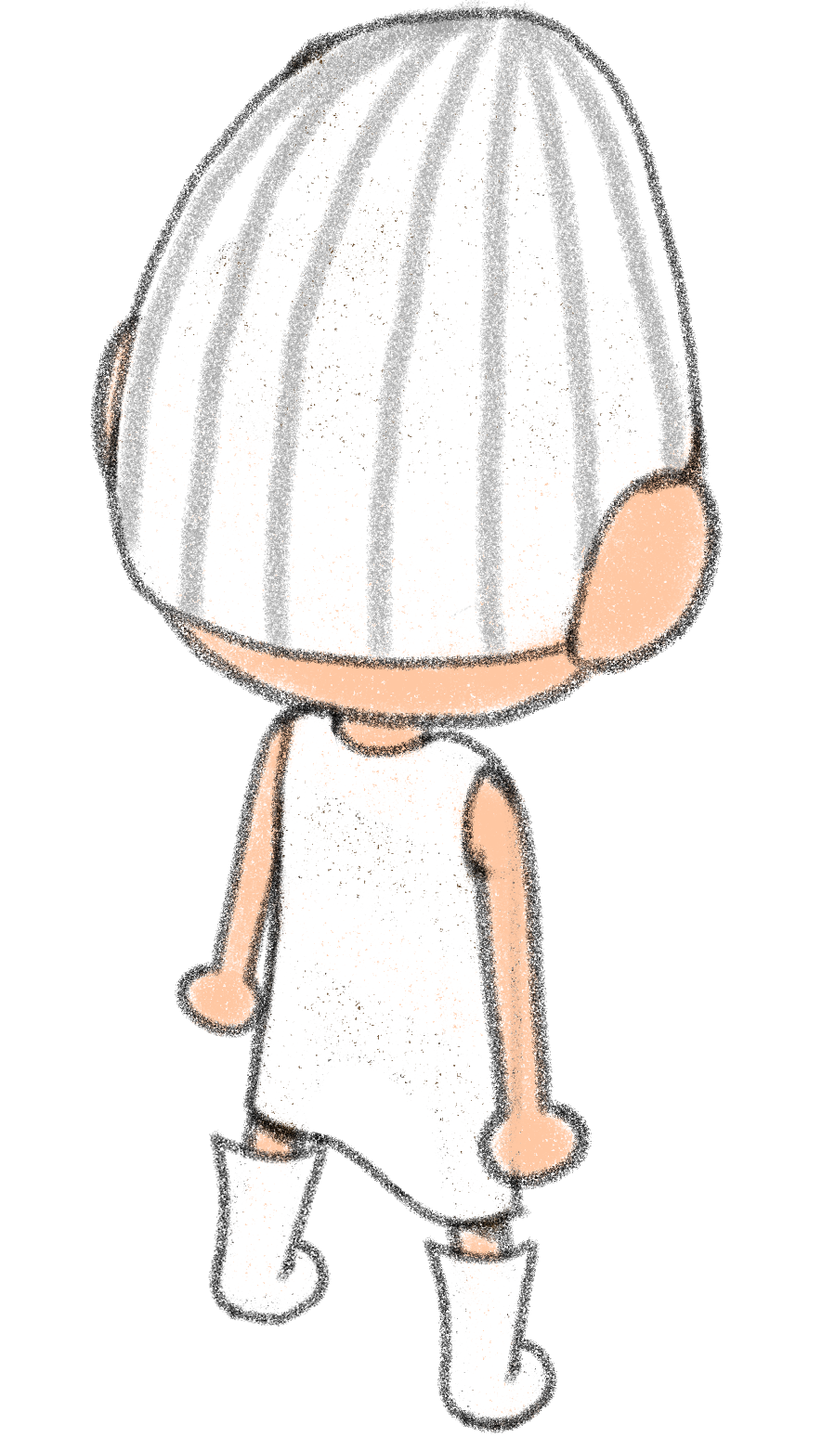
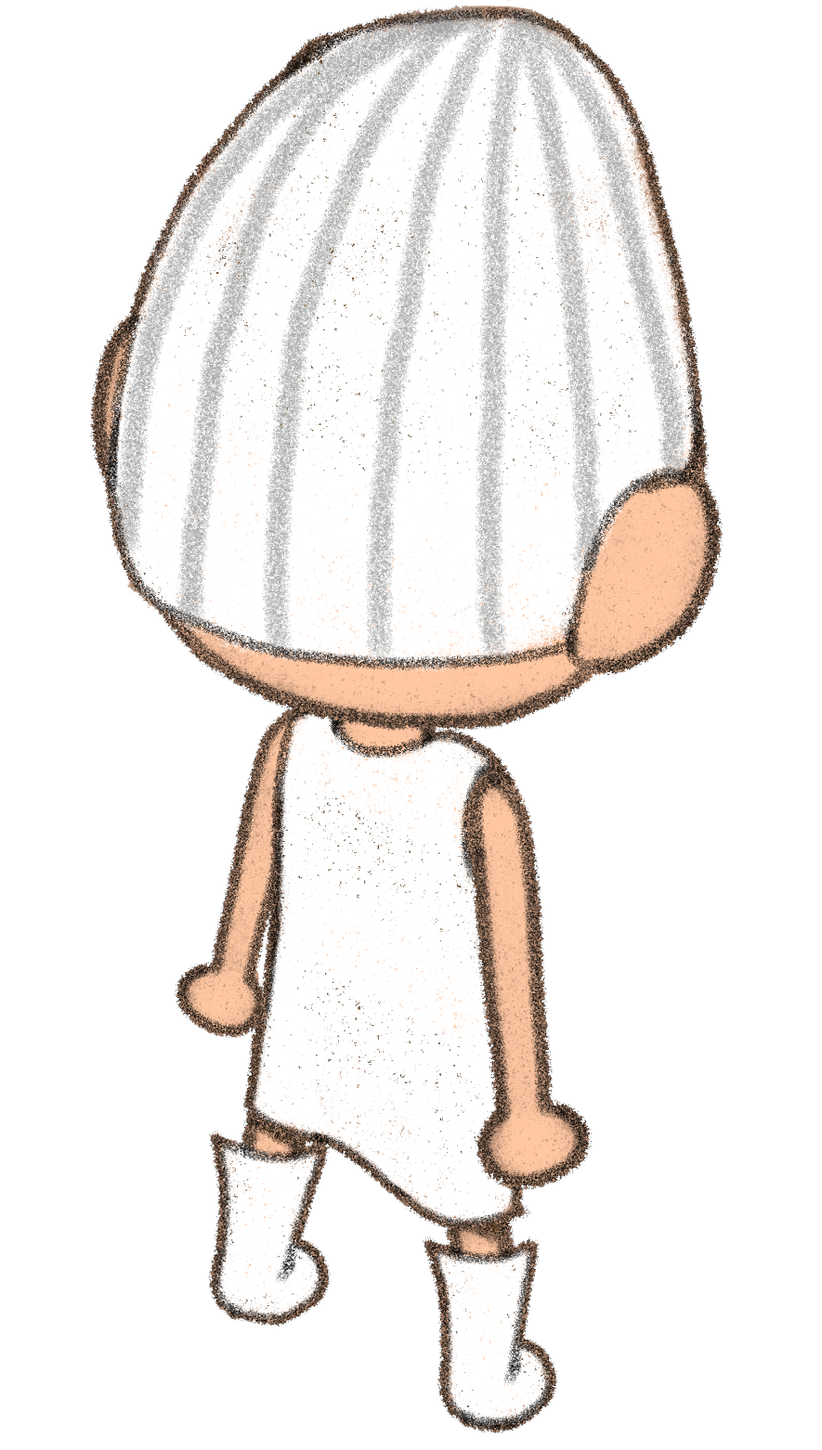
Two versions of the same layered image (822 × 1450). Layer-by-layer changes:
painted on "diagonal arriba cabeza" over [90, 0, 723, 731]
painted on "1_brazo_derecho" over [464, 767, 592, 1191]
painted on "diagonal cuerpo" over [242, 668, 532, 1231]
painted on "2_pierna_derecha" over [422, 1058, 558, 1434]
painted on "4_pierna_izq" over [207, 968, 513, 1380]
painted on "5_brazo_izq" over [174, 705, 321, 1038]
